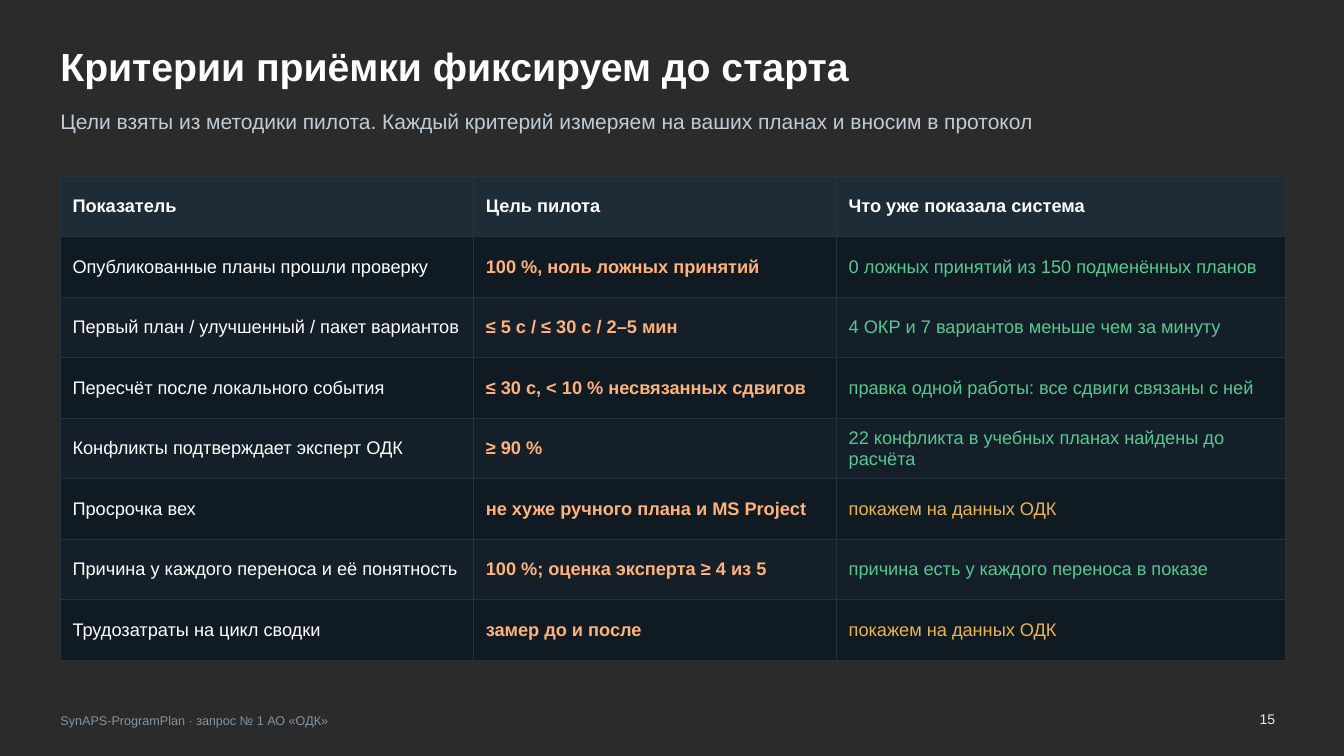
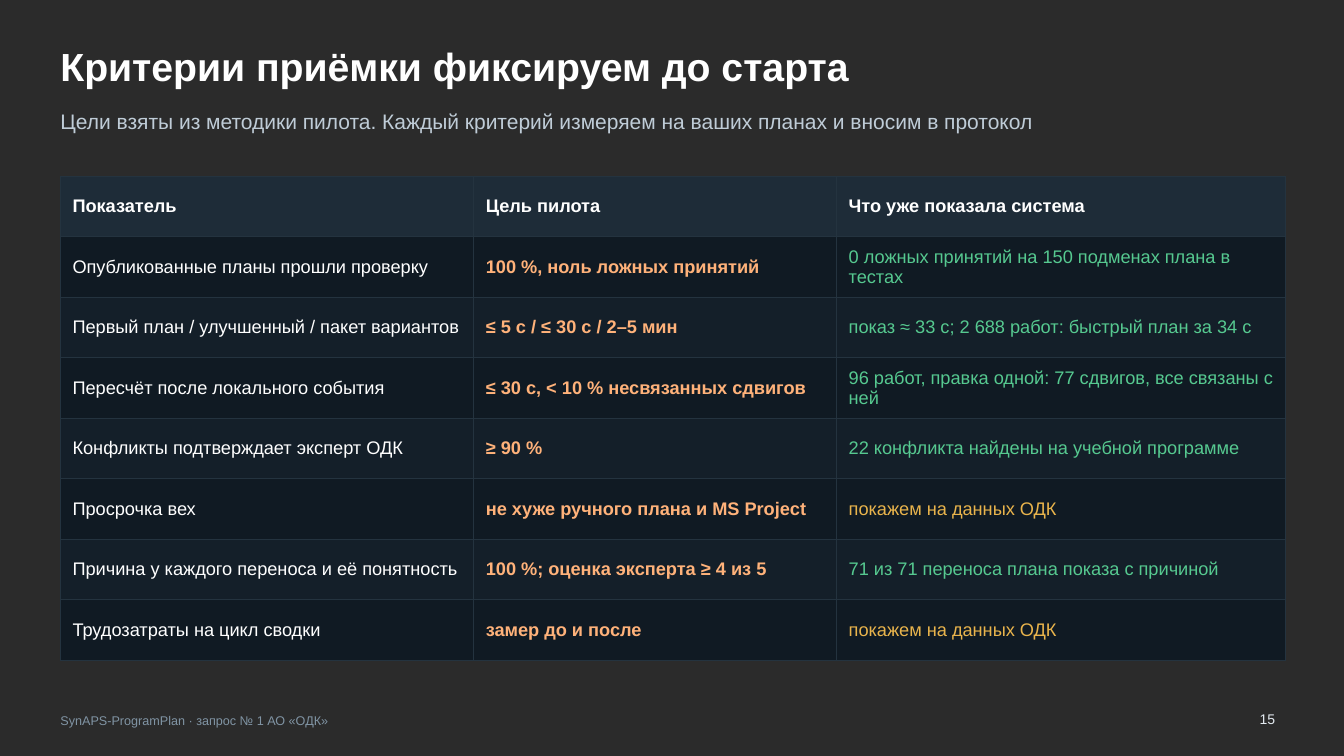
Before and after one commit to KonkovDV/SynAPS-ProgramPlan, a slide deck: slide 15 of SynAPS-ProgramPlan_ODK.pptx. Drawn at 1344x756 pixels with LibreOffice and Linux fonts; fonts in the diff are those of the drawing; background and template pictures are left out; a plain dark background stands for a picture behind light text. Boxes give left, top, right and bottom in pixels: in the first picture for what was removed or moved away, otherwise in the second. Text is boxed around its words. In the diff, an @@ line names an element or a change of style, - is before the commit and + after.

Commit message:
Обновить презентацию для ОДК в PDF и PowerPoint, чтобы со страницы проекта открывалась колода со сверёнными цифрами показа.

```diff
--- a/SynAPS-ProgramPlan_ODK.pptx
+++ b/SynAPS-ProgramPlan_ODK.pptx
@@ table at (x1=60, y1=176, x2=1286, y2=660) @@
-row 2, column 3: 0 ложных принятий из 150 подменённых планов
+row 2, column 3: 0 ложных принятий на 150 подменах плана в тестах
-row 3, column 3: 4 ОКР и 7 вариантов меньше чем за минуту
+row 3, column 3: показ ≈ 33 с; 2 688 работ: быстрый план за 34 с
-row 4, column 3: правка одной работы: все сдвиги связаны с ней
+row 4, column 3: 96 работ, правка одной: 77 сдвигов, все связаны с ней
-row 5, column 3: 22 конфликта в учебных планах найдены до расчёта
+row 5, column 3: 22 конфликта найдены на учебной программе
-row 7, column 3: причина есть у каждого переноса в показе
+row 7, column 3: 71 из 71 переноса плана показа с причиной
```
Also in this commit, not shown: 15 other slides changed, 1 other file.
